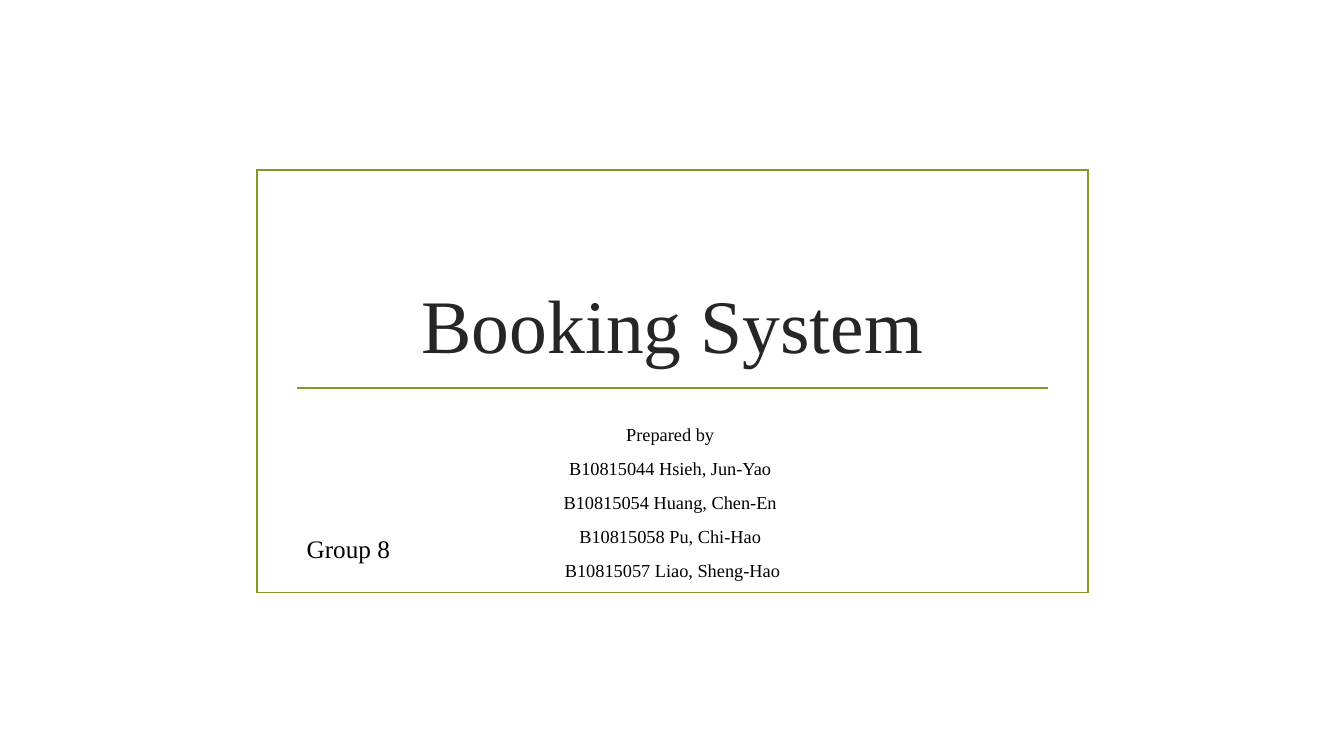
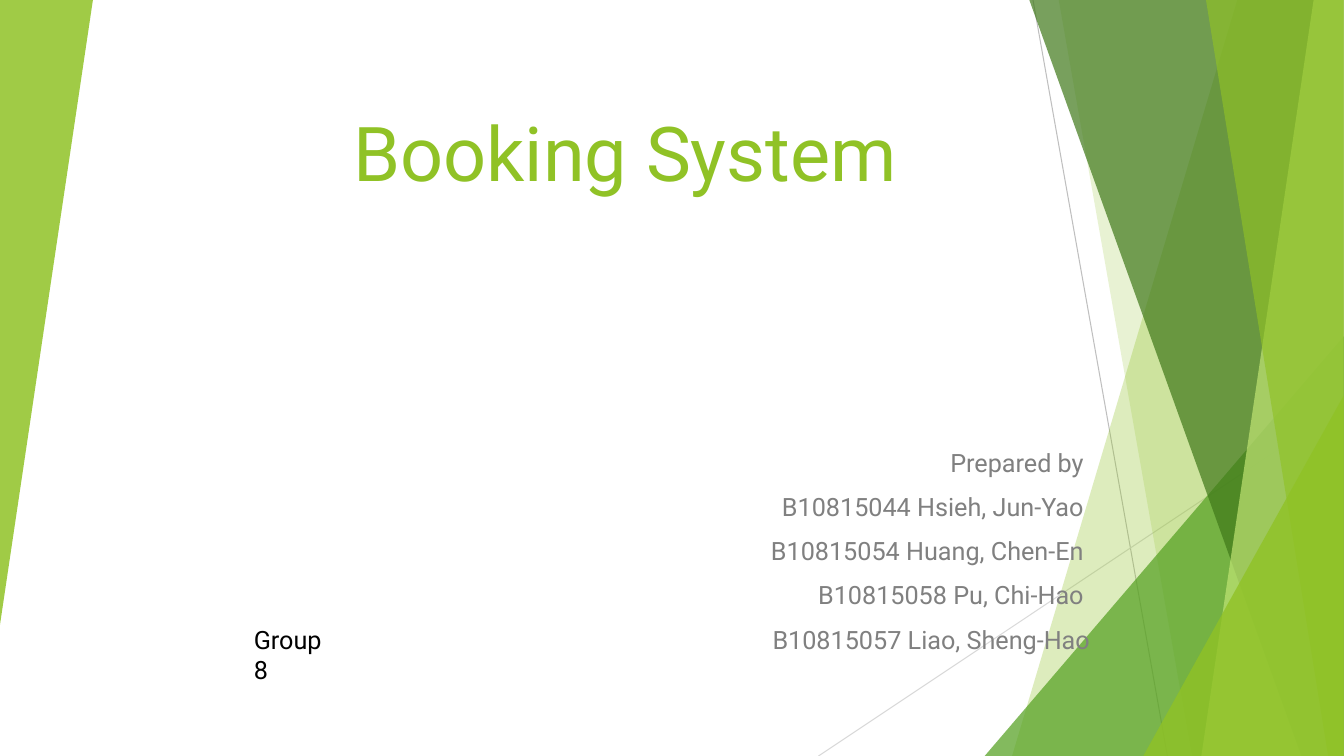
Before and after one commit to BrendonJYHsieh/BookSystem, a slide deck: slide 1 of Final Project/presentation slides.pptx. Drawn at 1344x756 pixels with LibreOffice and Linux fonts; fonts in the diff are those of the drawing; background and template pictures are left out. Boxes give left, top, right and bottom in pixels: in the first picture for what was removed or moved away, otherwise in the second. Text is boxed around its words. In the diff, an @@ line names an element or a change of style, - is before the commit and + after.

```diff
--- a/Final Project/presentation slides.pptx
+++ b/Final Project/presentation slides.pptx
@@ group added at (0, 0, 1344, 756): 5 freeform shapes, 3 triangles, 2 lines @@
@@ title "Booking System": place and size @@
-title "Booking System" at (421, 300, 923, 368)
+title "Booking System" at (353, 124, 897, 197)
@@ title "Booking System" at (353, 124, 897, 197): font Times New Roman to Roboto, text colour #262626 to #90C226; alignment centre to right @@
@@ rectangle removed at (257, 170, 1089, 593) @@
@@ line removed from (296, 388) to (1049, 388) @@
@@ subtitle "Prepared by": place and size @@
-subtitle "Prepared by" at (564, 428, 780, 581)
+subtitle "Prepared by" at (771, 453, 1090, 655)
@@ subtitle "Prepared by" at (771, 453, 1090, 655): size 13.1 to 18 pt, font Times New Roman to Roboto, text colour #000000 to #808080; alignment centre to right; more space between paragraphs @@
@@ text "Group 8": place and size @@
-text "Group 8" at (307, 541, 390, 564)
+text "Group 8" at (254, 631, 322, 680)
@@ text "Group 8" at (254, 631, 322, 680): font Times New Roman to Roboto @@
```
Also in this commit, not shown: 3 other slides changed, 16 slides added, 3 slides removed, 17 other files.
